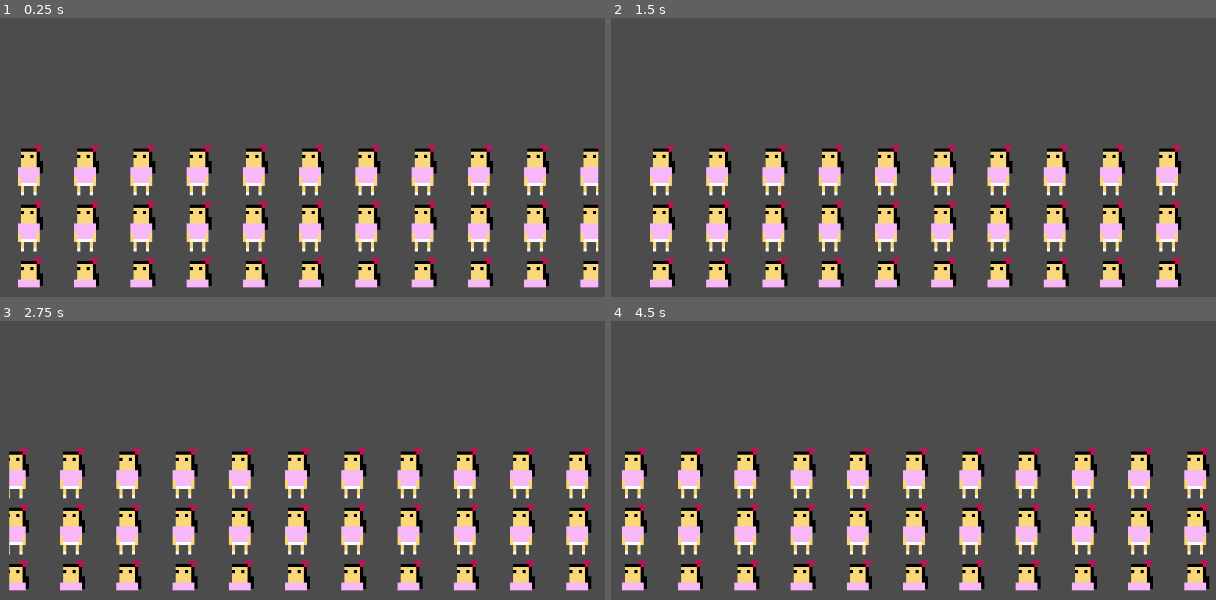
Above: before the commit, frames 1-4 (two rows, left to right).
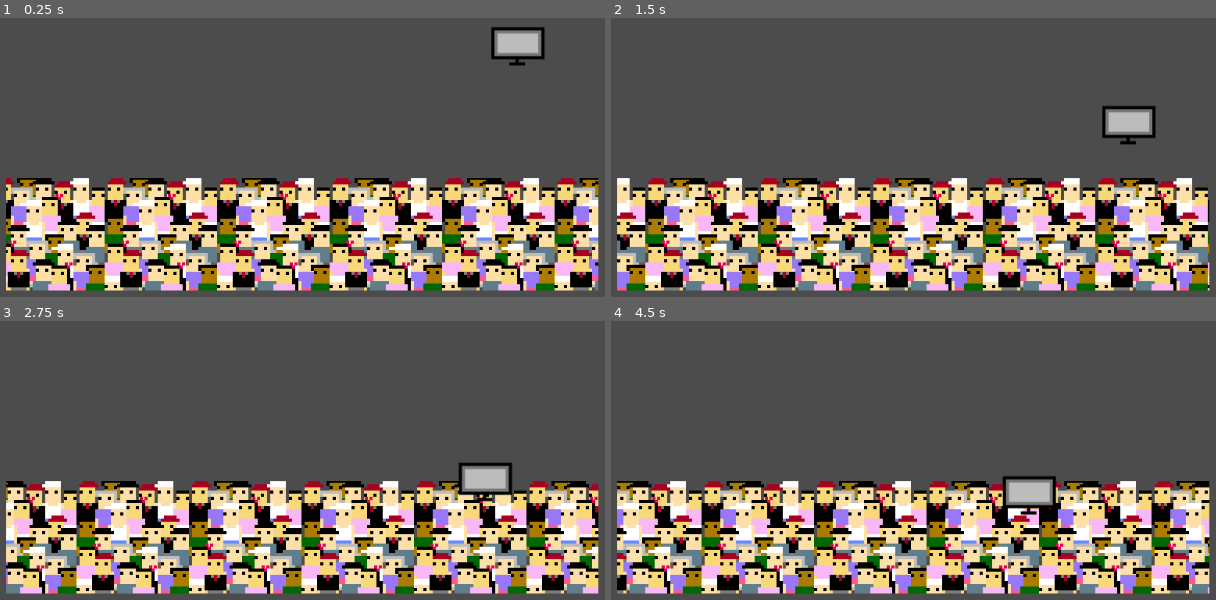
Above: after the commit, the same moments.

Repository: TheRamik/black-friday-sim
Game: Godot game, scene res://Crowd/Crowd.tscn
Same seed, same stepped clock (60 frames per second), same inputs: the game is played once before the commit and once after it. This scene is started directly instead of the project's main scene.
Inputs (mouse positions are in pixels of both pictures, inside the frame that each line leads up to):
- Up to frame 1 (0.25 s): no input
- Up to frame 2 (1.5 s): move the mouse to (1082, 51) at 0.52 s; hold D (move_right) from 0.53 s (still down); click (1082, 51) at 0.67 s; tap Space (jump) at 0.77 s; move the mouse to (744, 98) at 1.27 s
- Up to frame 3 (2.75 s): tap Space (jump) at 1.52 s; move the mouse to (outside the picture) at 2.02 s; release D (move_right) at 2.03 s; hold A (move_left) from 2.03 s (still down)
- Up to frame 4 (4.5 s): move the mouse to (865, 471) at 2.77 s; release A (move_left) at 2.78 s; hold D (move_right) 2.78-4.28 s; click (865, 471) at 2.92 s; tap Space (jump) at 3.02, 3.77 s; move the mouse to (1149, 449) at 3.52 s; move the mouse to (outside the picture) at 4.27 s; hold A (move_left) from 4.28 s (still down)

The runs differ from the first frame. In frame 1, 43% of the frame differs, in the area x 0-100%, y 3-98%; in frame 2, 42%; in frame 3, 42%; in frame 4, 42%.

Commit message:
Add Crowd Art

Diff:
--- a/Crowd/Crowd.tscn
+++ b/Crowd/Crowd.tscn
@@ -1,10 +1,11 @@
-[gd_scene load_steps=6 format=2]
+[gd_scene load_steps=7 format=2]
 
 [ext_resource path="res://Crowd/ScrollingBG.gd" type="Script" id=1]
-[ext_resource path="res://art/meep02.png" type="Texture" id=2]
+[ext_resource path="res://Crowd/meepArmy01.png" type="Texture" id=2]
+[ext_resource path="res://television/television.tscn" type="PackedScene" id=3]
 
 [sub_resource type="RectangleShape2D" id=1]
-extents = Vector2( 377.771, 93.0019 )
+extents = Vector2( 377.771, 53.066 )
 
 [sub_resource type="Shader" id=2]
 code = "shader_type canvas_item;
@@ -23,7 +24,7 @@
 
 [node name="Crowd" type="Area2D"]
 space_override = 3
-gravity_vec = Vector2( -15, 1 )
+gravity_vec = Vector2( -5, 1 )
 linear_damp = 10.0
 priority = 128.0
 
@@ -33,13 +34,16 @@
 
 [node name="TextureRect" type="TextureRect" parent="."]
 material = SubResource( 3 )
-margin_left = 145.0
-margin_top = 389.0
+margin_left = 141.0
+margin_top = 431.0
 margin_right = 899.0
-margin_bottom = 571.0
+margin_bottom = 575.0
 texture = ExtResource( 2 )
 stretch_mode = 2
 script = ExtResource( 1 )
 __meta__ = {
 "_edit_use_anchors_": false
 }
+
+[node name="television" parent="." instance=ExtResource( 3 )]
+position = Vector2( 796.055, 258.63 )
Binary file added: Crowd/meepArmy01.png
Not shown, added: Crowd/meepArmy01.png.import
Binary file added: art/meep03.png
Not shown, added: art/meep03.png.import
Binary file added: art/meep04.png
Not shown, added: art/meep04.png.import
Binary file added: art/meep05.png
Not shown, added: art/meep05.png.import
Binary file added: art/meep06.png
Not shown, added: art/meep06.png.import
Binary file added: art/meep07.png
Not shown, added: art/meep07.png.import
